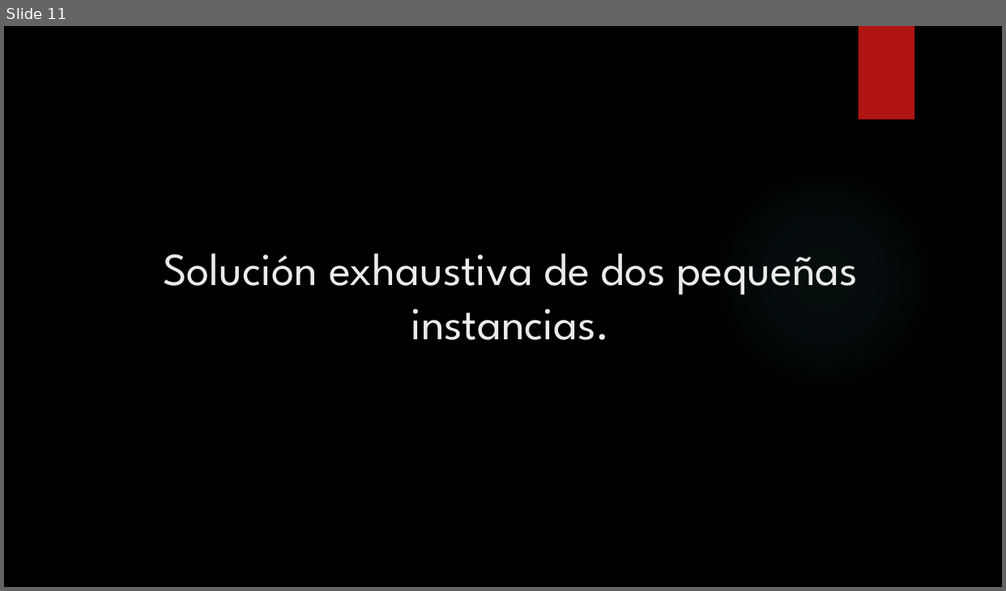
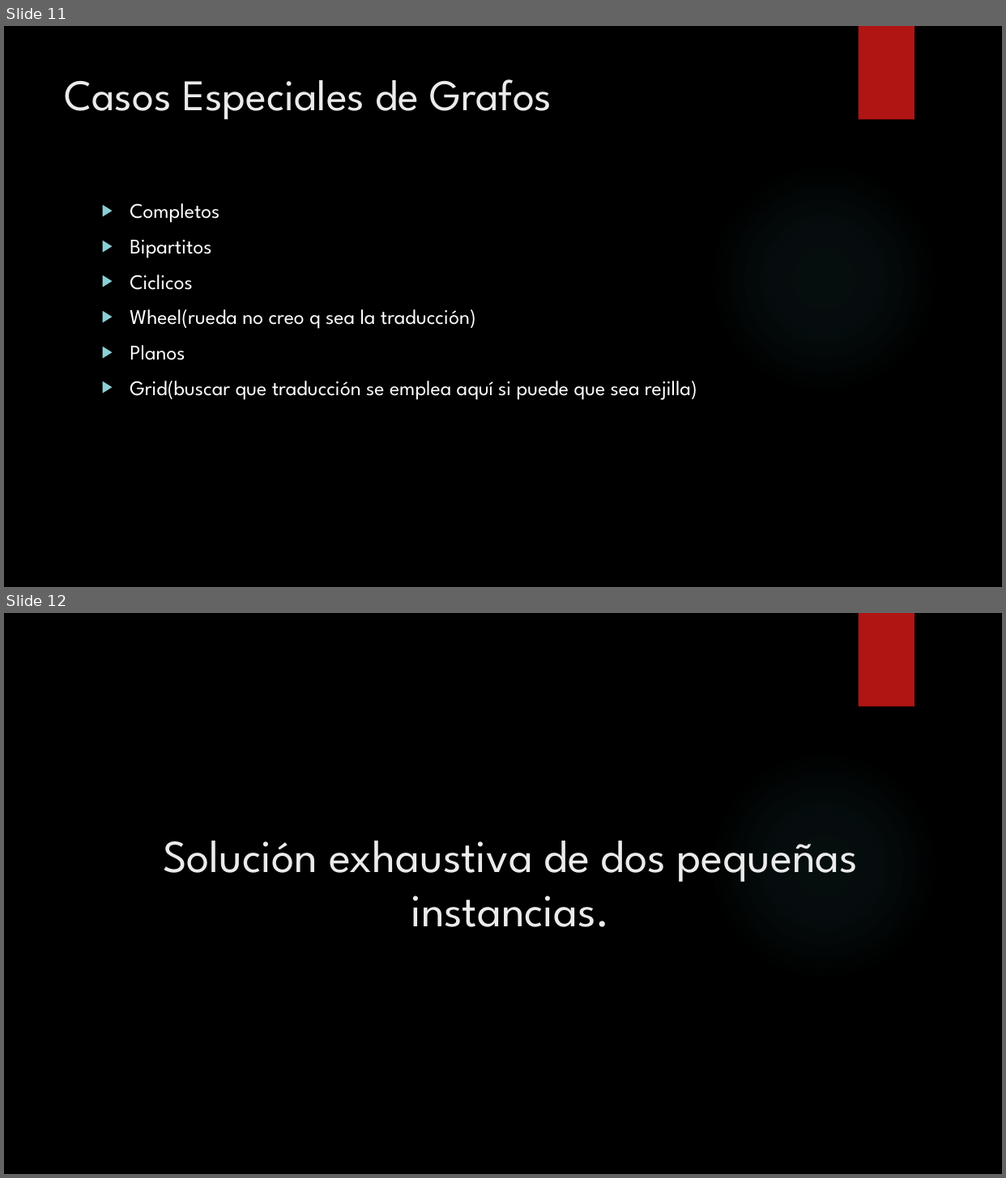
Before and after one commit to Velazco1997/GraphColoring, a slide deck: documentation/Metaheurística Tarea 1 arreglos.pptx. Shown one above the other, each under a label of ours: slide 11 before the commit, slides 11 and 12 after it. The pictures are 1006x591 and 1006x1178 pixels, drawn with LibreOffice and Linux fonts; fonts in the diff are those of the drawing; background and template pictures are left out. Boxes give left, top, right and bottom in pixels: in the first picture for what was removed or moved away, otherwise in the second. Text is boxed around its words. In the diff, an @@ line names an element or a change of style, - is before the commit and + after.

```diff
--- a/documentation/Metaheurística Tarea 1 arreglos.pptx
+++ b/documentation/Metaheurística Tarea 1 arreglos.pptx
@@ slide 11 added at box(4, 26, 1002, 587), background picture (left out); not listed: 2 template elements that a slide beside it also shows @@
@@ title added at box(65, 79, 552, 120), 42 pt, text #EBEBEB @@
+Casos Especiales de Grafos
@@ text added at box(130, 203, 697, 400), 20 pt, text #FFFFFF @@
+▶ Completos
+▶ Bipartitos
+▶ Ciclicos
+▶ Wheel(rueda no creo q sea la traducción)
+▶ Planos
+▶ Grid(buscar que traducción se emplea aquí si puede que sea rejilla)
@@ what was slide 11 is now slide 12 @@
```
Also in this commit, not shown: 1 slide changed, 1 other slide added, 1 other file.
